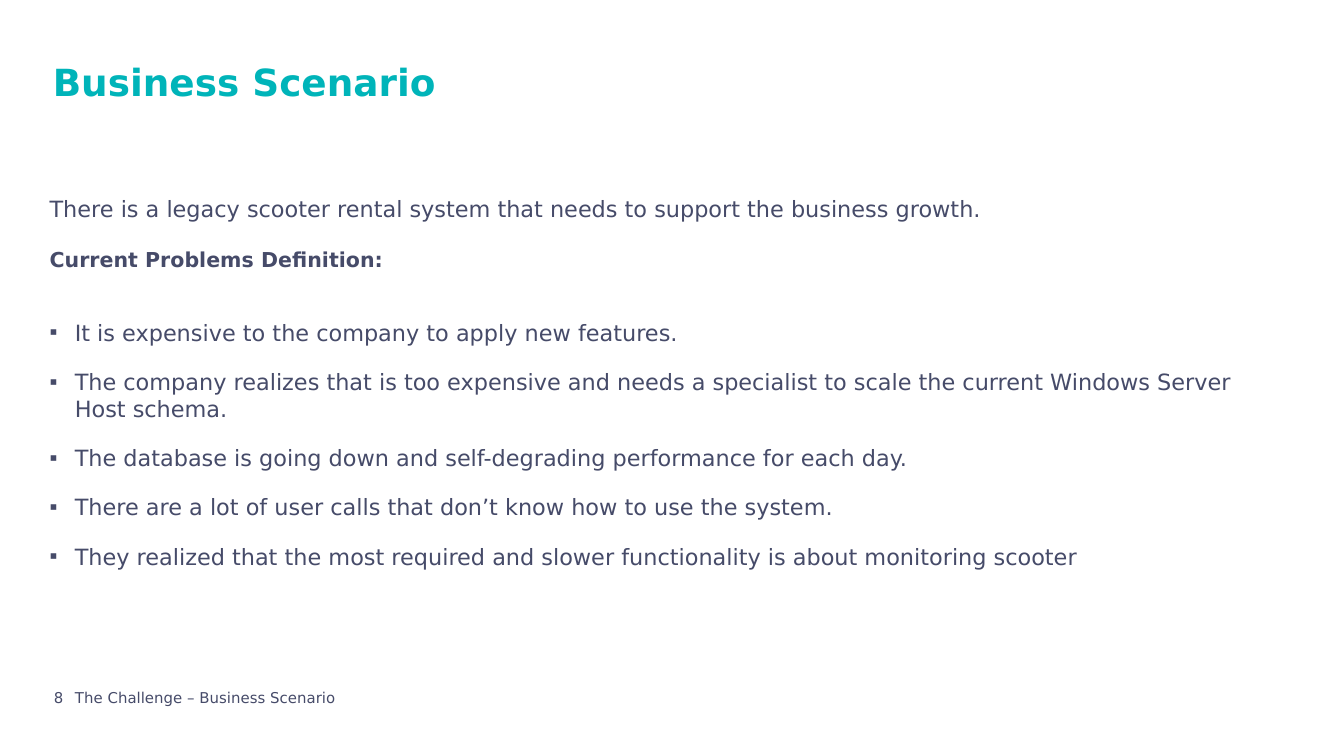
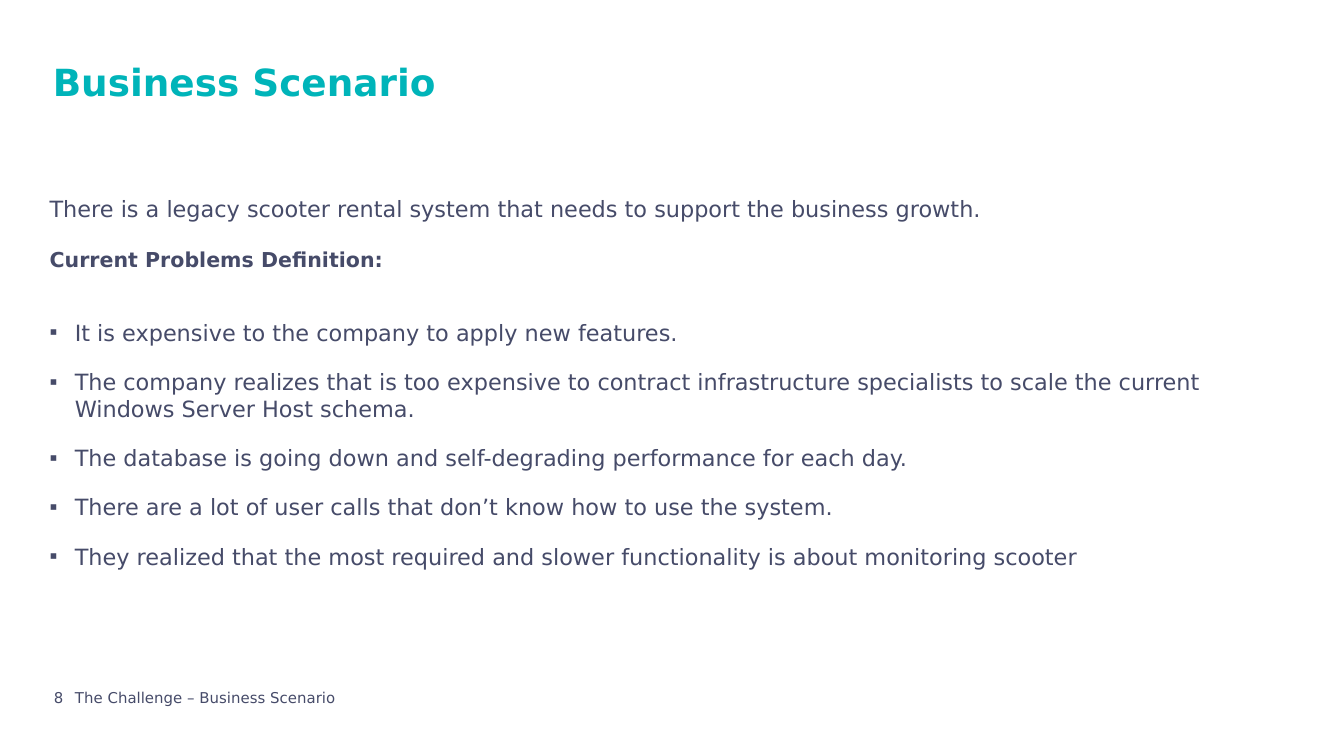
Before and after one commit to andreraica/ScooterRental, a slide deck: slide 8 of documentation/Presentation.pptx. Drawn at 1344x756 pixels with LibreOffice and Linux fonts; fonts in the diff are those of the drawing; background and template pictures are left out. Boxes give left, top, right and bottom in pixels: in the first picture for what was removed or moved away, otherwise in the second. Text is boxed around its words. In the diff, an @@ line names an element or a change of style, - is before the commit and + after.

```diff
--- a/documentation/Presentation.pptx
+++ b/documentation/Presentation.pptx
@@ text at box(75, 373, 1200, 418): text changed @@
-▪ The company realizes that is too expensive and needs a specialist to scale the current Windows Server Host schema.
+▪ The company realizes that is too expensive to contract infrastructure specialists to scale the current Windows Server Host schema.
```
Also in this commit, not shown: 2 other slides changed, 1 other file.
